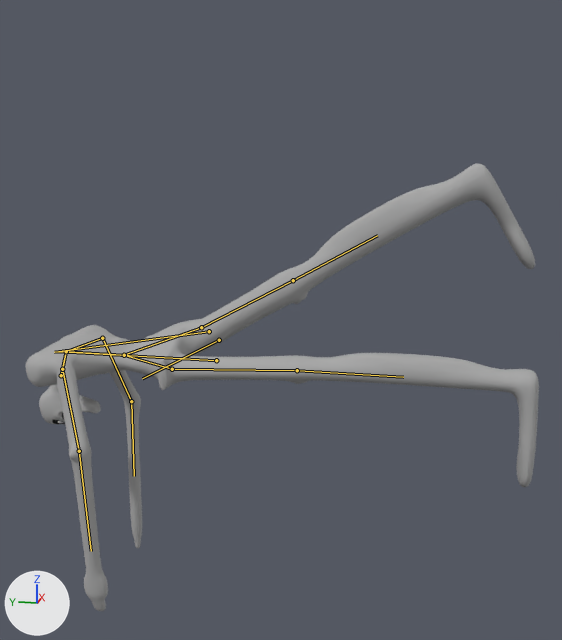
What one commit did to the glTF model assets/smile.glb.
Before and after are seen from a 50 mm camera at (-45.7, -8.4, 25.4) aimed at (-0.1, 0.7, 14.0). The lights are fixed; the arrows at lower left show +X, +Y and +Z. The picture after the commit comes second. Both versions are drawn at frame 11 of the action 'run'; the numbers are the values there. The bones that change, and the others that lie on the model, are drawn over the model as lines.
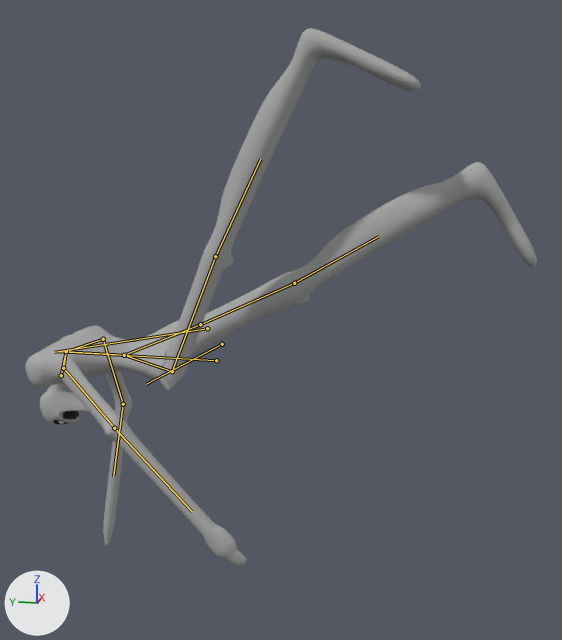
Boxes (x1, y1, x2, y2) around the edits, measured in the pictures (562 x 640 px):
'Object_27', posed (28% narrower, 16% taller)
    before: (26, 297, 354, 611)
    after: (25, 202, 261, 566)
'Object_28', posed (26% taller)
    before: (26, 164, 539, 536)
    after: (26, 28, 537, 498)
'Object_29', posed (not visible before)
    after: (58, 421, 64, 424)
bone 'Bone.002_02', root to tip
    before: (66, 351) to (102, 338)
    after: (66, 351) to (103, 339)
bone 'Bone.003_03', root to tip
    before: (102, 338) to (131, 401)
    after: (103, 339) to (123, 404)
bone 'Bone.004_04', root to tip
    before: (131, 401) to (134, 476)
    after: (123, 404) to (113, 476)
bone 'Bone.005_05', root to tip
    before: (66, 351) to (62, 369)
    after: (66, 351) to (63, 368)
bone 'Bone.006_06', root to tip
    before: (62, 369) to (79, 451)
    after: (63, 368) to (114, 428)
bone 'Bone.007_07', root to tip
    before: (79, 451) to (91, 551)
    after: (114, 428) to (192, 511)
bone 'Bone.009_09', root to tip
    before: (124, 355) to (172, 369)
    after: (124, 355) to (172, 371)
bone 'Bone.010_010', root to tip
    before: (172, 369) to (297, 370)
    after: (172, 371) to (215, 256)
bone 'Bone.012_012', root to tip
    before: (124, 355) to (201, 327)
    after: (124, 355) to (200, 324)
bone 'Bone.013_013', root to tip
    before: (201, 327) to (293, 280)
    after: (200, 324) to (294, 283)
bone 'Bone.014_014', root to tip
    before: (293, 280) to (377, 235)
    after: (294, 283) to (378, 236)

Diff of the bpy script that builds the scene:
```diff
--- a/assets/smile.glb.py
+++ b/assets/smile.glb.py
@@ bone_bone_002_02 @@
 bone_bone_002_02 = bpy.data.objects['Object_4'].pose.bones['Bone.002_02']  # child of 'Bone.001_01'
-bone_bone_002_02.rotation_quaternion = (0.998, 0.03, -0.045, -0.016)  # degrees (4, -5, -2)
+bone_bone_002_02.rotation_quaternion = (1.0, 0.025, -0.015, -0.005)  # degrees (3, -2, -1)
@@ bone_bone_003_03 @@
 bone_bone_003_03 = bpy.data.objects['Object_4'].pose.bones['Bone.003_03']  # child of 'Bone.002_02'
-bone_bone_003_03.rotation_quaternion = (0.765, 0.621, 0.173, 0.0)  # degrees (80, 15, 13)
+bone_bone_003_03.rotation_quaternion = (0.739, 0.649, 0.18, 0.0)  # degrees (84, 15, 14)
@@ bone_bone_004_04 @@
 bone_bone_004_04 = bpy.data.objects['Object_4'].pose.bones['Bone.004_04']  # child of 'Bone.003_03'
-bone_bone_004_04.rotation_quaternion = (0.99, 0.14, 0.0, 0.0)  # degrees (16, 0, 0)
+bone_bone_004_04.rotation_quaternion = (0.989, 0.147, 0.0, 0.0)  # degrees (17, 0, 0)
@@ bone_bone_005_05 @@
 bone_bone_005_05 = bpy.data.objects['Object_4'].pose.bones['Bone.005_05']  # child of 'Bone.001_01'
-bone_bone_005_05.rotation_quaternion = (0.997, 0.03, 0.065, 0.032)  # degrees (4, 7, 4)
+bone_bone_005_05.rotation_quaternion = (0.996, 0.025, 0.075, 0.037)  # degrees (3, 9, 5)
@@ bone_bone_006_06 @@
 bone_bone_006_06 = bpy.data.objects['Object_4'].pose.bones['Bone.006_06']  # child of 'Bone.005_05'
-bone_bone_006_06.rotation_quaternion = (0.765, 0.621, -0.171, 0.0)  # degrees (80, -15, -13)
+bone_bone_006_06.rotation_quaternion = (0.917, 0.385, -0.106, 0.0)  # degrees (46, -11, -5)
@@ bone_bone_007_07 @@
 bone_bone_007_07 = bpy.data.objects['Object_4'].pose.bones['Bone.007_07']  # child of 'Bone.006_06'
-bone_bone_007_07.rotation_quaternion = (0.99, 0.139, 0.004, 0.0)  # degrees (16, 0, 0)
+bone_bone_007_07.rotation_quaternion = (0.997, 0.082, 0.002, 0.0)  # degrees (9, 0, 0)
@@ bone_bone_009_09 @@
 bone_bone_009_09 = bpy.data.objects['Object_4'].pose.bones['Bone.009_09']  # child of 'Bone.008_08'
-bone_bone_009_09.rotation_quaternion = (0.998, 0.057, -0.031, -0.003)  # degrees (7, -3, -1)
+bone_bone_009_09.rotation_quaternion = (0.996, 0.075, -0.04, -0.004)  # degrees (9, -5, -1)
@@ bone_bone_010_010 @@
 bone_bone_010_010 = bpy.data.objects['Object_4'].pose.bones['Bone.010_010']  # child of 'Bone.009_09'
-bone_bone_010_010.rotation_quaternion = (0.997, -0.08, 0.002, 0.0)  # degrees (-9, 0, 0)
+bone_bone_010_010.rotation_quaternion = (0.788, -0.615, 0.014, -0.002)  # degrees (-76, 1, -1)
@@ bone_bone_012_012 @@
 bone_bone_012_012 = bpy.data.objects['Object_4'].pose.bones['Bone.012_012']  # child of 'Bone.008_08'
-bone_bone_012_012.rotation_quaternion = (0.998, -0.061, -0.022, -0.004)  # degrees (-7, -3, 0)
+bone_bone_012_012.rotation_quaternion = (0.996, -0.08, -0.028, -0.006)  # degrees (-9, -3, 0)
@@ bone_bone_013_013 @@
 bone_bone_013_013 = bpy.data.objects['Object_4'].pose.bones['Bone.013_013']  # child of 'Bone.012_012'
-bone_bone_013_013.rotation_quaternion = (0.982, -0.187, 0.0, 0.0)  # degrees (-22, 0, 0)
+bone_bone_013_013.rotation_quaternion = (0.99, -0.14, 0.0, 0.0)  # degrees (-16, 0, 0)
@@ bone_bone_014_014 @@
 bone_bone_014_014 = bpy.data.objects['Object_4'].pose.bones['Bone.014_014']  # child of 'Bone.013_013'
-bone_bone_014_014.rotation_quaternion = (1.0, 0.0, 0.0, 0.0)  # degrees (0, 0, 0)
+bone_bone_014_014.rotation_quaternion = (0.999, -0.039, 0.0, 0.0)  # degrees (-4, 0, 0)
```
